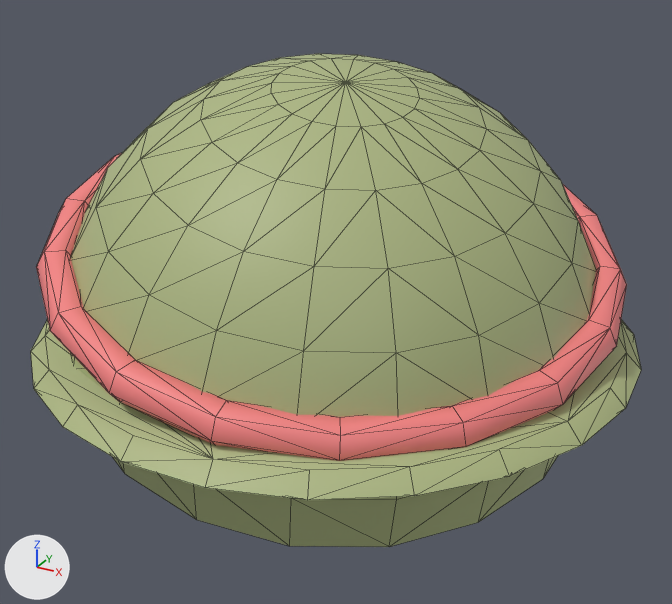
The FBX model Assets/CPW/Resources/Models/Clothes/army_helmet_red.fbx, before and after one commit.
The view is the same before and after, from a 50 mm camera at (1.117, -2.007, 1.034) aimed at (0.046, -0.06, 0.06). Every picture has the same lights, and +X, +Y and +Z are marked at lower left. The first picture is the older version. Mesh edges are drawn as thin lines. Where no turn or scale is listed for an object, it has been applied to the vertices.

In view in the first picture: 'army_helmet_red'.
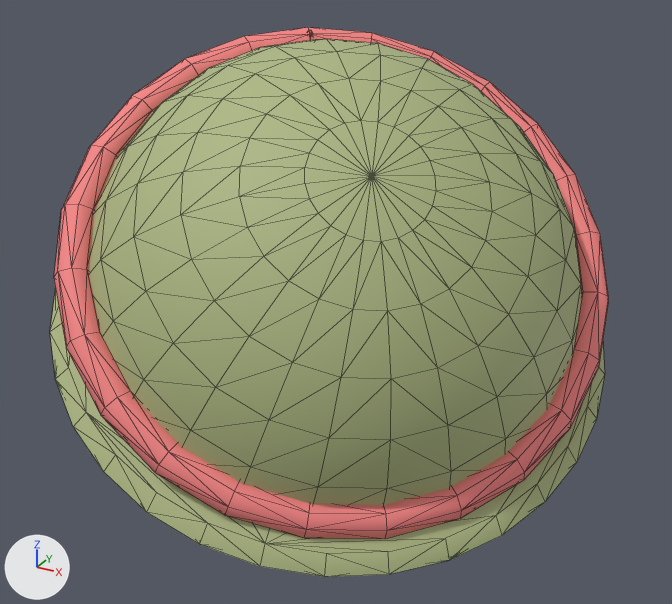
What differs and where, as boxes [x1, y1, x2, y2] in the pictures (672 x 604 px):
```json
{"object": "army_helmet_red", "change": "reshaped", "before": [31, 54, 641, 547], "after": [50, 27, 609, 577], "on screen": "8% narrower, 12% taller"}
{"part": 1, "of": "me_army_helmet_red", "change": "rebuilt", "before": [70, 54, 596, 547], "after": [54, 27, 609, 539]}
{"part": 2, "of": "me_army_helmet_red", "change": "rebuilt", "before": [36, 153, 627, 461], "after": [50, 290, 605, 577]}
{"part": 3, "of": "me_army_helmet_red", "change": "added", "after": [89, 39, 582, 505], "on screen": "green"}
{"part": 4, "of": "me_army_helmet_red", "change": "deleted", "before": [31, 319, 641, 500], "on screen": "green"}
```

The change, as JSON lines over the scene's bpy script:
```json
{"op": "add", "block": "mat_t_plastic__red", "code": ["mat_t_plastic__red = principled_material('T_plastic__red')", "mat_t_plastic__red.base_color = (0.91, 0.227, 0.227)  # pink #f58383", "mat_t_plastic__red.roughness = 0.3"]}
{"op": "add", "block": "mat_t_canvas__olive", "code": ["mat_t_canvas__olive = principled_material('T_canvas__olive')", "mat_t_canvas__olive.base_color = (0.42, 0.478, 0.227)  # green #adb883", "mat_t_canvas__olive.roughness = 0.65"]}
{"op": "add", "block": "mat_t_canvas__red", "code": ["mat_t_canvas__red = principled_material('T_canvas__red')", "mat_t_canvas__red.base_color = (0.91, 0.227, 0.227)  # pink #f58383", "mat_t_canvas__red.roughness = 0.65"]}
{"block": "me_army_helmet_red", "where": "# used by ob_army_helmet_red; location = (0.0, 0.0, 0.0)"}
{"op": "remove", "block": "me_army_helmet_red", "code": "me_army_helmet_red.from_pydata(...)  # 317 vertices, 604 faces; spans x -0.74..0.81, y -0.82..0.74, z -0.27..0.67"}
{"op": "remove", "block": "me_army_helmet_red", "code": "me_army_helmet_red.materials.append(mat_olive)  # green #adb883"}
{"op": "remove", "block": "me_army_helmet_red", "code": "me_army_helmet_red.materials.append(mat_red)  # pink #f58383"}
{"op": "add", "block": "me_army_helmet_red", "code": "me_army_helmet_red.from_pydata(...)  # 509 vertices, 984 faces; spans x -0.67..0.71, y -0.7..0.65, z -0.47..0.71"}
{"block": "me_army_helmet_red", "change": "me_army_helmet_red part 1: the loose piece of 141 vertices spanning x -0.7..0.7, y -0.7..0.7, z -0.27..0.67 is rebuilt with 192 vertices and now spans x -0.54..0.7, y -0.69..0.49, z -0.29..0.7, in mat_t_canvas__red (pink #f58383)"}
{"block": "me_army_helmet_red", "change": "me_army_helmet_red part 2: the loose piece of 108 vertices spanning x -0.71..0.76, y -0.75..0.69, z -0.01..0.41 is rebuilt with 64 vertices and now spans x -0.67..0.71, y -0.7..0.65, z -0.34..0.4, in mat_t_canvas__olive (green #adb883)"}
{"block": "me_army_helmet_red", "change": "me_army_helmet_red part 3: a new loose piece of 193 vertices spanning x -0.62..0.65, y -0.65..0.59, z -0.47..0.71, in mat_t_canvas__olive (green #adb883)"}
{"block": "me_army_helmet_red", "change": "me_army_helmet_red part 4"}
{"block": "me_army_helmet_red", "change": "48 vertices are removed from x -0.74..0.81, y -0.82..0.74, z -0.02..0.02"}
{"block": "me_army_helmet_red", "change": "92 faces are deleted"}
{"block": "me_army_helmet_red", "change": "other edits to the shape of me_army_helmet_red do not show in these pictures"}
{"op": "add", "block": "me_army_helmet_red", "code": "me_army_helmet_red.materials.append(mat_t_canvas__olive)  # green #adb883"}
{"op": "add", "block": "me_army_helmet_red", "code": "me_army_helmet_red.materials.append(mat_t_canvas__red)  # pink #f58383"}
{"op": "add", "block": "me_army_helmet_red", "code": "me_army_helmet_red.materials.append(mat_t_plastic__red)  # pink #f58383"}
```
